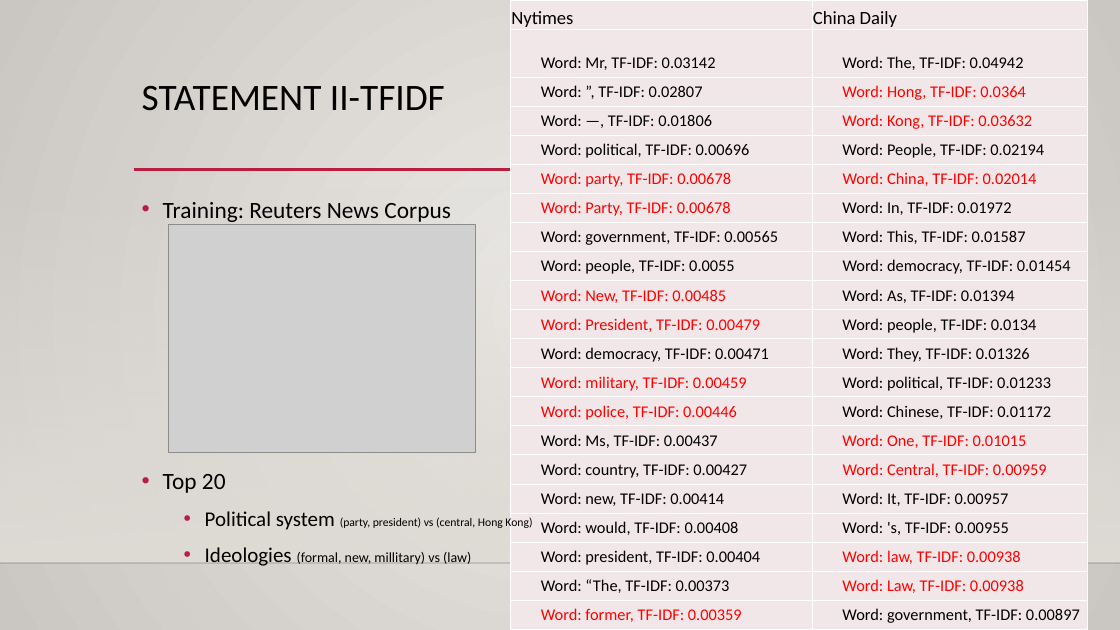
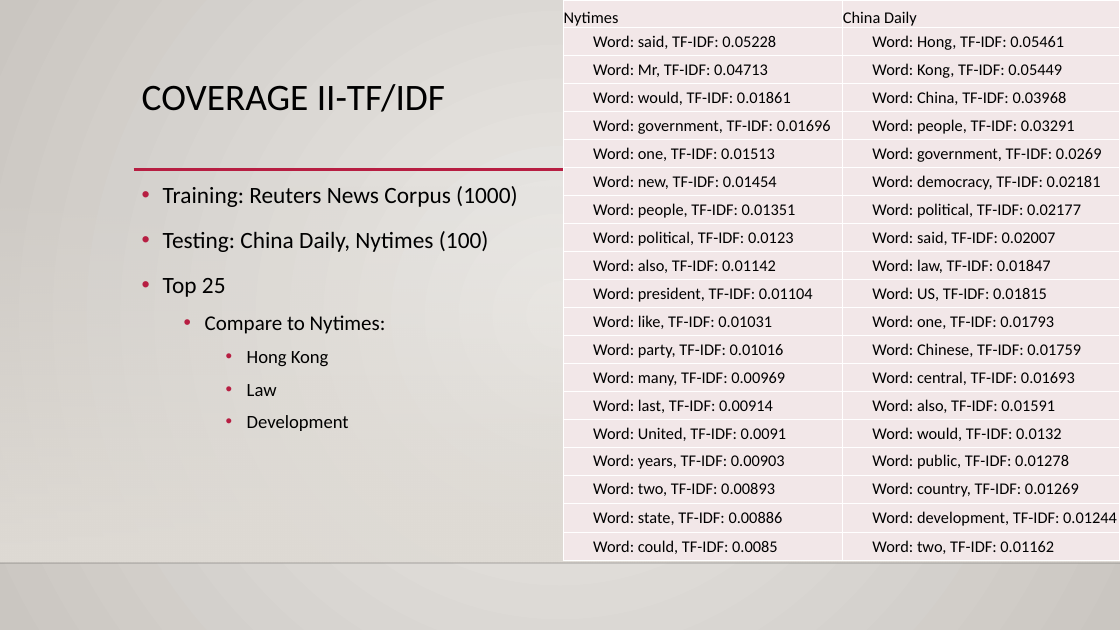
Before and after one commit to waterknows/hwcfpp, a slide deck: slide 11 of project.pptx (slide 15 before the commit). Drawn at 1120x630 pixels with LibreOffice and Linux fonts; fonts in the diff are those of the drawing; grey boxes stand for pictures; background and template pictures are left out. Boxes give left, top, right and bottom in pixels: in the first picture for what was removed or moved away, otherwise in the second. Text is boxed around its words. In the diff, an @@ line names an element or a change of style, - is before the commit and + after.

Commit message:
revise

```diff
--- a/project.pptx
+++ b/project.pptx
@@ table removed at box(511, 0, 1088, 630), 21 rows, 2 columns @@
-Nytimes | China Daily
-Word: Mr, TF-IDF: 0.03142 | Word: The, TF-IDF: 0.04942
-Word: ”, TF-IDF: 0.02807 | Word: Hong, TF-IDF: 0.0364
-Word: —, TF-IDF: 0.01806 | Word: Kong, TF-IDF: 0.03632
-Word: political, TF-IDF: 0.00696 | Word: People, TF-IDF: 0.02194
-Word: party, TF-IDF: 0.00678 | Word: China, TF-IDF: 0.02014
-Word: Party, TF-IDF: 0.00678 | Word: In, TF-IDF: 0.01972
-Word: government, TF-IDF: 0.00565 | Word: This, TF-IDF: 0.01587
-Word: people, TF-IDF: 0.0055 | Word: democracy, TF-IDF: 0.01454
-Word: New, TF-IDF: 0.00485 | Word: As, TF-IDF: 0.01394
-Word: President, TF-IDF: 0.00479 | Word: people, TF-IDF: 0.0134
-Word: democracy, TF-IDF: 0.00471 | Word: They, TF-IDF: 0.01326
-Word: military, TF-IDF: 0.00459 | Word: political, TF-IDF: 0.01233
-Word: police, TF-IDF: 0.00446 | Word: Chinese, TF-IDF: 0.01172
-Word: Ms, TF-IDF: 0.00437 | Word: One, TF-IDF: 0.01015
-Word: country, TF-IDF: 0.00427 | Word: Central, TF-IDF: 0.00959
-Word: new, TF-IDF: 0.00414 | Word: It, TF-IDF: 0.00957
-Word: would, TF-IDF: 0.00408 | Word: 's, TF-IDF: 0.00955
-Word: president, TF-IDF: 0.00404 | Word: law, TF-IDF: 0.00938
-Word: “The, TF-IDF: 0.00373 | Word: Law, TF-IDF: 0.00938
-Word: former, TF-IDF: 0.00359 | Word: government, TF-IDF: 0.00897
@@ table added at box(563, 0, 1120, 560), 20 rows, 2 columns @@
+Nytimes | China Daily
+Word: said, TF-IDF: 0.05228 | Word: Hong, TF-IDF: 0.05461
+Word: Mr, TF-IDF: 0.04713 | Word: Kong, TF-IDF: 0.05449
+Word: would, TF-IDF: 0.01861 | Word: China, TF-IDF: 0.03968
+Word: government, TF-IDF: 0.01696 | Word: people, TF-IDF: 0.03291
+Word: one, TF-IDF: 0.01513 | Word: government, TF-IDF: 0.0269
+Word: new, TF-IDF: 0.01454 | Word: democracy, TF-IDF: 0.02181
+Word: people, TF-IDF: 0.01351 | Word: political, TF-IDF: 0.02177
+Word: political, TF-IDF: 0.0123 | Word: said, TF-IDF: 0.02007
+Word: also, TF-IDF: 0.01142 | Word: law, TF-IDF: 0.01847
+Word: president, TF-IDF: 0.01104 | Word: US, TF-IDF: 0.01815
+Word: like, TF-IDF: 0.01031 | Word: one, TF-IDF: 0.01793
+Word: party, TF-IDF: 0.01016 | Word: Chinese, TF-IDF: 0.01759
+Word: many, TF-IDF: 0.00969 | Word: central, TF-IDF: 0.01693
+Word: last, TF-IDF: 0.00914 | Word: also, TF-IDF: 0.01591
+Word: United, TF-IDF: 0.0091 | Word: would, TF-IDF: 0.0132
+Word: years, TF-IDF: 0.00903 | Word: public, TF-IDF: 0.01278
+Word: two, TF-IDF: 0.00893 | Word: country, TF-IDF: 0.01269
+Word: state, TF-IDF: 0.00886 | Word: development, TF-IDF: 0.01244
+Word: could, TF-IDF: 0.0085 | Word: two, TF-IDF: 0.01162
@@ title at box(142, 84, 445, 112): text changed @@
-STATEMENT II-TFIDF
+COVERAGE II-TF/IDF
@@ text at box(163, 186, 517, 431): text changed; size 10 to 20 pt @@
-• Training: Reuters News Corpus
-• Top 20
-  • Political system (party, president) vs (central, Hong Kong)
-  • Ideologies (formal, new, millitary) vs (law)
+• Training: Reuters News Corpus (1000)
+• Testing: China Daily, Nytimes (100)
+• Top 25
+  • Compare to Nytimes:
+    • Hong Kong
+    • Law
+    • Development
@@ picture removed at box(169, 225, 476, 453) @@
```
Also in this commit, not shown: 7 other slides changed, 1 slide added.
